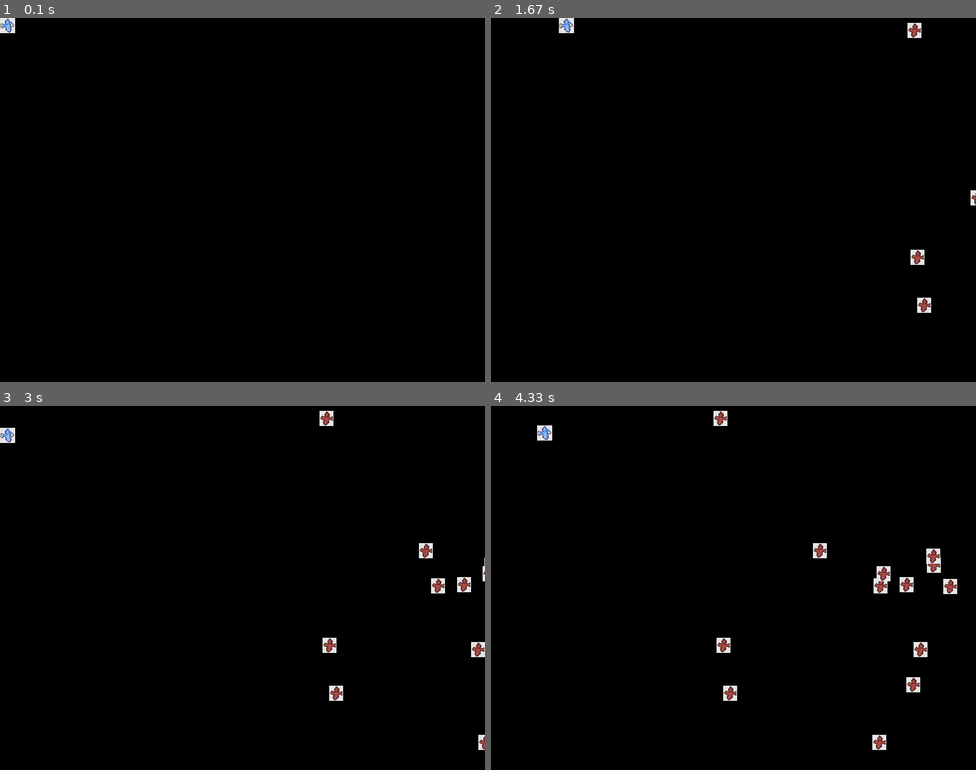
Above: before the commit, frames 1-4 (two rows, left to right).
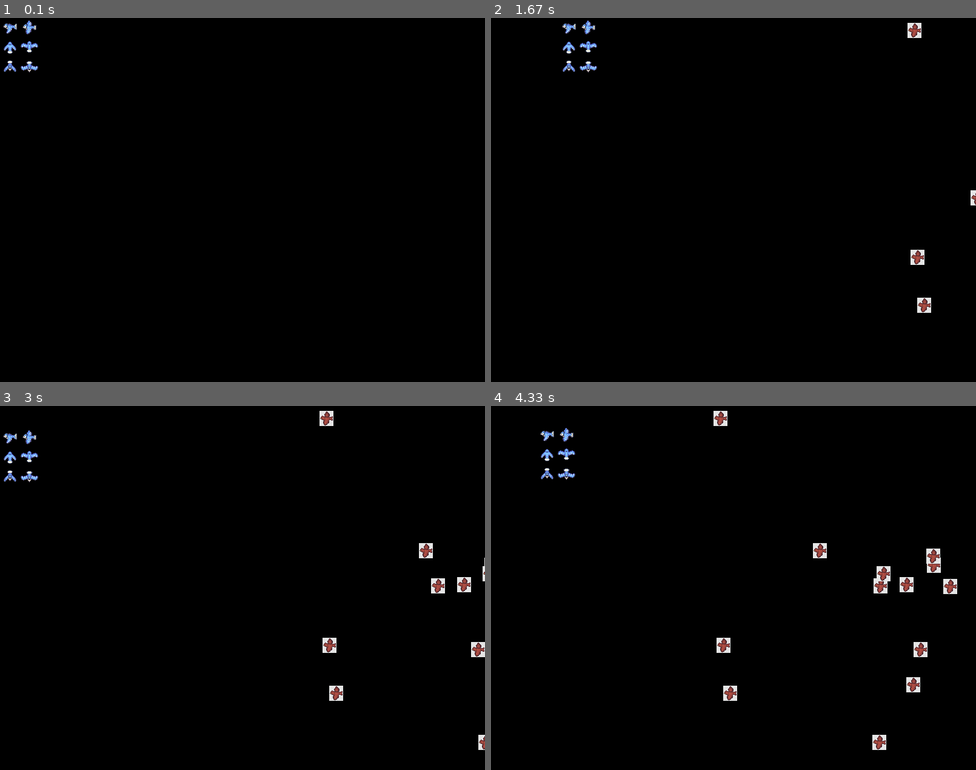
Above: after the commit, the same moments.

Repository: CameronBrenton/PyGame-Challenge
Game: pygame game, started from game.py
The game is run twice, just before and just after one commit, with the same random seed, the same clock (stepped at 60 frames per second) and the same inputs.
Inputs:
- Up to frame 1 (0.1 s): no input
- Up to frame 2 (1.67 s): hold Right 0.33-0.8 s; hold Up 0.83-1.13 s; hold Right 1.17-1.63 s
- Up to frame 3 (3 s): hold Left 1.67-2.2 s; hold Down 2.23-2.53 s; hold Left 2.57-2.97 s
- Up to frame 4 (4.33 s): hold Up 3-3.37 s; hold Right 3.4-4.03 s; hold Down from 4.07 s (still down)

The runs differ from the first frame. In frame 1, 0.4% of the frame differs, in the area x 0-8%, y 0-15%; in frame 2, 0.4%; in frame 3, 0.4%; in frame 4, 0.4%.

Commit message:
Added Spritesheet with logic

Diff:
--- a/game.py
+++ b/game.py
@@ -27,11 +27,43 @@
 SCREEN_HEIGHT = 600
 
 class Player(pygame.sprite.Sprite):
+
     def __init__(self) -> None:
         super(Player, self).__init__()
-        self.surf = pygame.image.load("birdBluejay.png").convert()
-        self.surf.set_colorkey((225, 225, 225), RLEACCEL)
-        self.rect = self.surf.get_rect()
+
+        self.change_x = 0
+        self.change_y = 0
+
+        self.flying_frames_l = []
+        self.flying_frames_r = []
+
+        self. direction = "R"
+
+        #self.surf = pygame.image.load("birdBluejay.png").convert()
+        #self.surf.set_colorkey((225, 225, 225), RLEACCEL)
+        #self.rect = self.surf.get_rect()
+
+        sprite_sheet = SpriteSheet("bluejaySpritesheet.png")
+        image = sprite_sheet.getImage(0, 0, 66, 90)
+        self.flying_frames_r.append(image)
+        image = sprite_sheet.getImage(66, 0, 66, 90)
+        self.flying_frames_r.append(image)
+        image = sprite_sheet.getImage(132, 0, 67, 90)
+        self.flying_frames_r.append(image)
+
+        image = sprite_sheet.getImage(0, 0, 66, 90)
+        image = pygame.transform.flip(image, True, False)
+        self.flying_frames_l.append(image)
+        image = sprite_sheet.getImage(66, 0, 66, 90)
+        image = pygame.transform.flip(image, True, False)
+        self.flying_frames_l.append(image)
+        image = sprite_sheet.getImage(132, 0, 67, 90)
+        image = pygame.transform.flip(image, True, False)
+        self.flying_frames_l.append(image)
+
+        self.image = self.flying_frames_r[0]
+
+        self.rect = self.image.get_rect()
 
     def update(self, pressed_keys):
         if pressed_keys[K_UP]:
@@ -55,9 +87,9 @@
 class Enemy(pygame.sprite.Sprite):
     def __init__(self):
         super(Enemy, self).__init__()
-        self.surf = pygame.image.load("birdRedjay.png").convert()
-        self.surf.set_colorkey((225, 225, 225), RLEACCEL)
-        self.rect = self.surf.get_rect(
+        self.image = pygame.image.load("birdRedjay.png").convert()
+        self.image.set_colorkey((225, 225, 225), RLEACCEL)
+        self.rect = self.image.get_rect(
             center=(
                 random.randint(SCREEN_WIDTH + 20, SCREEN_WIDTH + 100),
                 random.randint(0, SCREEN_HEIGHT),
@@ -70,6 +102,21 @@
         if self.rect.right < 0:
             self.kill()
 
+#class Cloud(pygame.sprite.Sprite):
+#    def __init__(self) -> None:
+#        super(Cloud, self).__init__()
+#        self.surf = pygame.image.load
+
+class SpriteSheet():
+    sprite_sheet = None
+    def __init__(self, file_name):
+        self.sprite_sheet = pygame.image.load(file_name).convert()
+
+    def getImage(self, x, y, width, height):
+        image = pygame.Surface([width, height]).convert()
+        image.blit(self.sprite_sheet, (0, 0), (x, y, width, height))
+        image.set_colorkey((225, 225, 225), RLEACCEL)
+        return image
 
 pygame.init()
 
@@ -107,7 +154,7 @@
     screen.fill((0, 0, 0))
 
     for entity in all_sprites:
-        screen.blit(entity.surf, entity.rect)
+        screen.blit(entity.image, entity.rect)
 
     if pygame.sprite.spritecollideany(player, enemies):
         player.kill()
